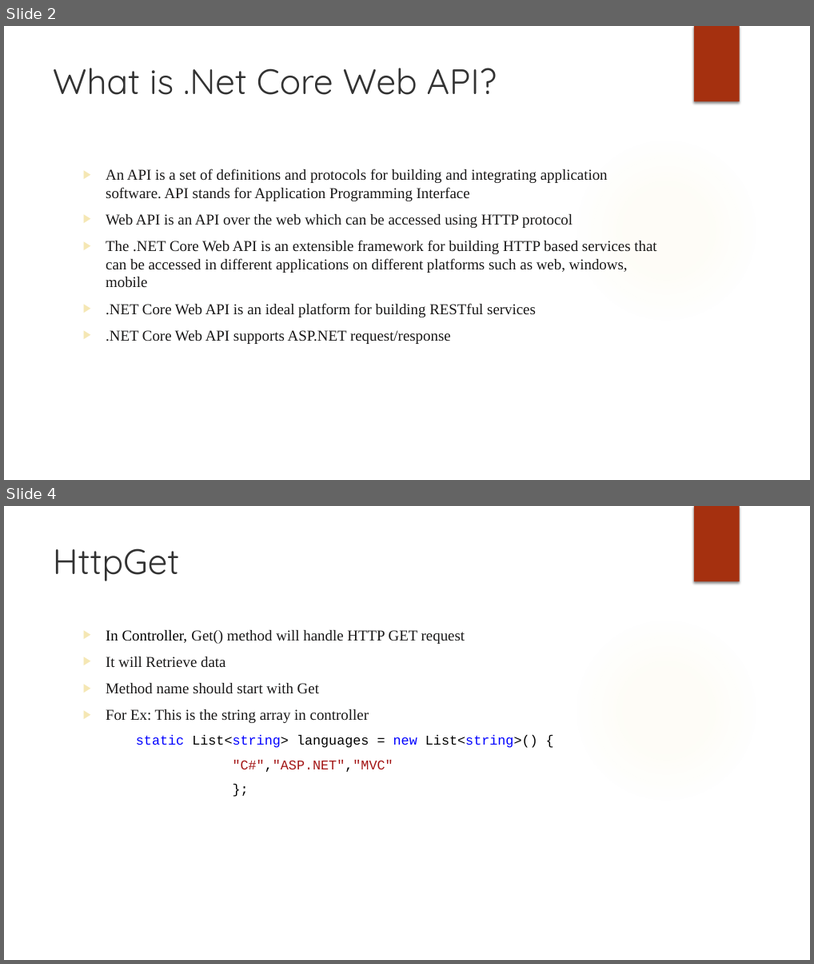
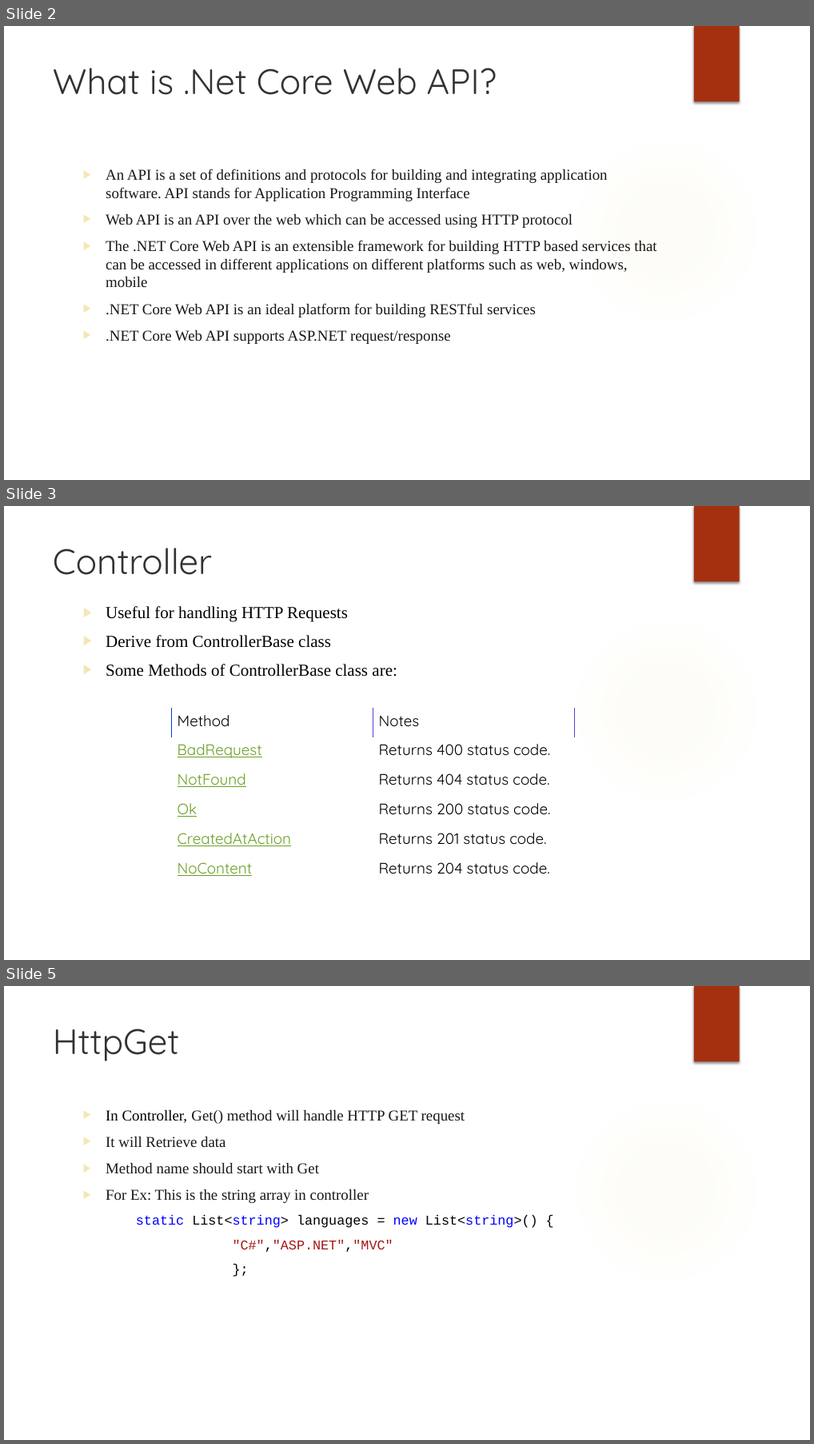
Before and after one commit to rx-training/Training-Jan-2021, a slide deck: Modules/C#/Day14/Disha-Shah/Assignment/Net Core Web API.pptx. Shown one above the other, each under a label of ours: slides 2 and 4 before the commit, slides 2, 3 and 5 after it; the slides between them are not shown. The pictures are 814x964 and 814x1444 pixels, drawn with LibreOffice and Linux fonts; fonts in the diff are those of the drawing; background and template pictures are left out. Boxes give left, top, right and bottom in pixels: in the first picture for what was removed or moved away, otherwise in the second. Text is boxed around its words. In the diff, an @@ line names an element or a change of style, - is before the commit and + after.

```diff
--- a/Modules/C#/Day14/Disha-Shah/Assignment/Net Core Web API.pptx
+++ b/Modules/C#/Day14/Disha-Shah/Assignment/Net Core Web API.pptx
@@ slide 3 added at (x1=4, y1=506, x2=810, y2=960), background #FFFFFF; not listed: 2 template elements that a slide beside it also shows @@
@@ title added at (x1=53, y1=548, x2=212, y2=575), 42 pt, text #323232 @@
+Controller
@@ text added at (x1=106, y1=606, x2=397, y2=676), 20 pt, text #000000 @@
+▶ Useful for handling HTTP Requests
+▶ Derive from ControllerBase class
+▶ Some Methods of ControllerBase class are:
@@ table added at (x1=171, y1=708, x2=574, y2=885), 6 rows, 2 columns @@
+Method | Notes
+BadRequest | Returns 400 status code.
+NotFound | Returns 404 status code.
+Ok | Returns 200 status code.
+CreatedAtAction | Returns 201 status code.
+NoContent | Returns 204 status code.
@@ what was slide 4 is now slide 5 @@
```
Also in this commit, not shown: 6 slides changed, 2 other slides added, 8 other files.
